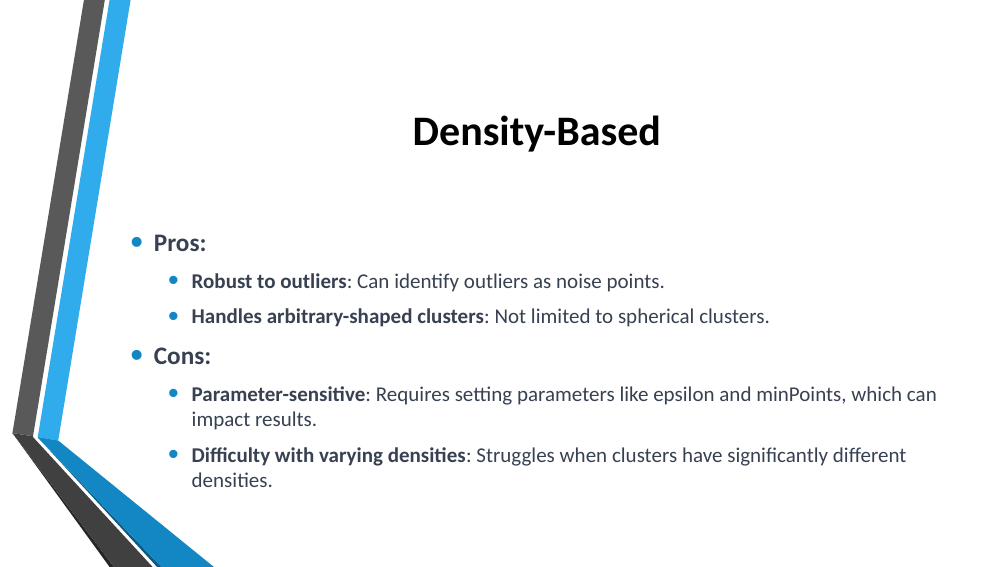
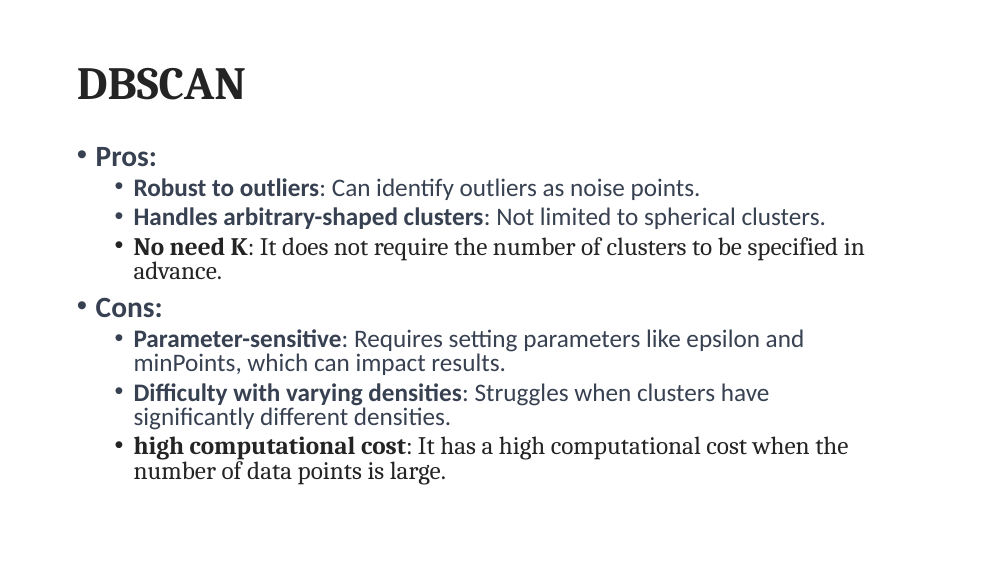
Before and after one commit to SC-One/ClusteringDataStream, a slide deck: slide 13 of Presentation/Data Mining in clustering.pptx. Drawn at 1008x567 pixels with LibreOffice and Linux fonts; fonts in the diff are those of the drawing; background and template pictures are left out. Boxes give left, top, right and bottom in pixels: in the first picture for what was removed or moved away, otherwise in the second. Text is boxed around its words. In the diff, an @@ line names an element or a change of style, - is before the commit and + after.

```diff
--- a/Presentation/Data Mining in clustering.pptx
+++ b/Presentation/Data Mining in clustering.pptx
@@ title at [77, 68, 246, 100]: text changed; size 40 to 44 pt; font Calibri to Cambria; text colour #000000 to #242424 @@
-Density-Based
+DBSCAN
@@ text "Pros:": place and size @@
-text "Pros:" at [154, 234, 937, 487]
+text "Pros:" at [96, 147, 865, 485]
@@ text "Pros:" at [96, 147, 865, 485]: vertical alignment middle to top @@
@@ text at [96, 147, 827, 430]: size 24 to 28 pt in "Pros:", "Cons:"; size 20 to 24 pt in "Robust to outliers: Can identify outliers as ...", "Handles arbitrary-shaped clusters: Not limited to spherical ...", "Parameter-sensitive: Requires setting parameters like epsilo ...", "Difficulty with varying densities: Struggles when clusters ..."; indent changed; line spacing 1 to 0.8; less space between paragraphs @@
@@ text at [134, 237, 865, 279]: paragraph added @@
+  • No need K: It does not require the number of clusters to be specified in advance.
@@ group removed at [12, 0, 214, 567]: 6 freeform shapes @@
@@ text at [134, 436, 848, 485]: paragraph added @@
+  • high computational cost: It has a high computational cost when the number of data points is large.
```
Also in this commit, not shown: 13 other slides changed, 5 slides added, 11 slides removed.
